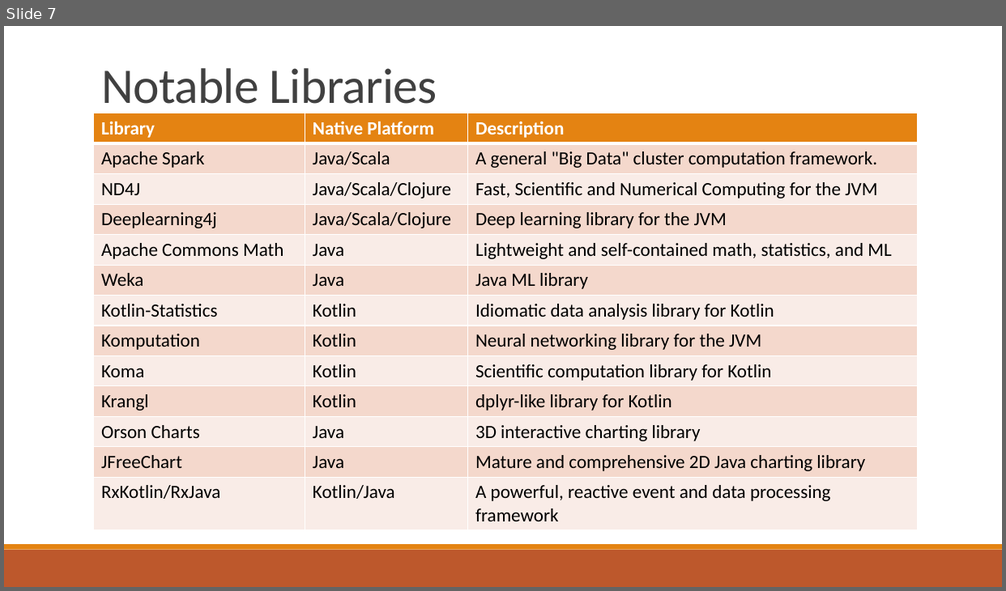
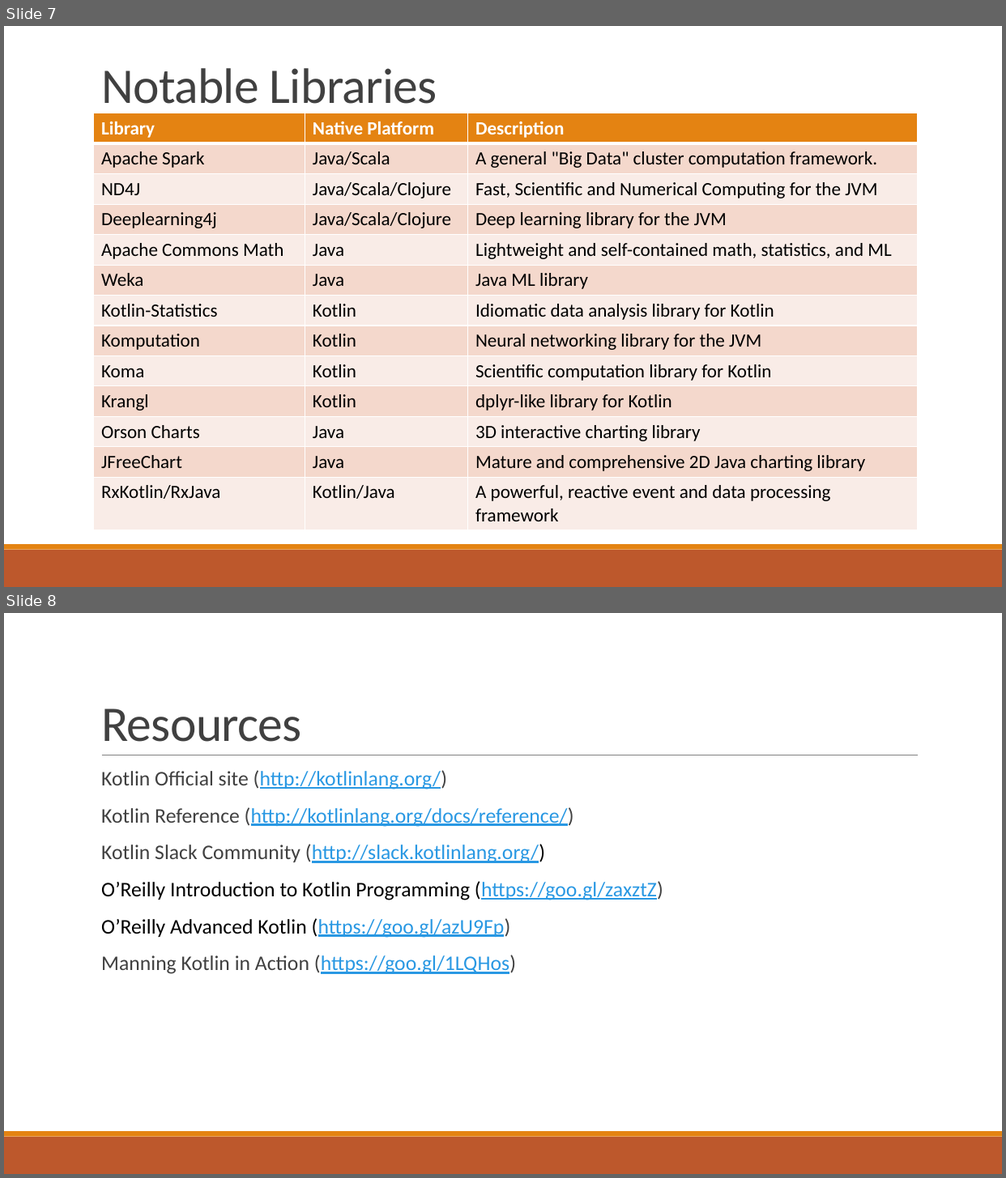
Before and after one commit to thomasnield/oreilly_kotlin_for_data_science, a slide deck: 2. Practical Data Modeling for Production with Kotlin/oreilly_practical_data_modeling_for_production_with_kotlin.pptx. Shown one above the other, each under a label of ours: slide 7 before the commit, slides 7 and 8 after it. The pictures are 1006x591 and 1006x1178 pixels, drawn with LibreOffice and Linux fonts; fonts in the diff are those of the drawing. Boxes give left, top, right and bottom in pixels: in the first picture for what was removed or moved away, otherwise in the second. Text is boxed around its words. In the diff, an @@ line names an element or a change of style, - is before the commit and + after.

```diff
--- a/2. Practical Data Modeling for Production with Kotlin/oreilly_practical_data_modeling_for_production_with_kotlin.pptx
+++ b/2. Practical Data Modeling for Production with Kotlin/oreilly_practical_data_modeling_for_production_with_kotlin.pptx
@@ slide 8 added at [4,613,1002,1174], background #FFFFFF; not listed: 3 template elements that a slide beside it also shows @@
@@ title added at [101,709,302,742], 48 pt, text #404040 @@
+Resources
@@ text added at [101,770,663,974], 20 pt, text #2998E3, underline @@
+  Kotlin Official site (http://kotlinlang.org/)
+  Kotlin Reference (http://kotlinlang.org/docs/reference/)
+  Kotlin Slack Community (http://slack.kotlinlang.org/)
+  O’Reilly Introduction to Kotlin Programming (https://goo.gl/zaxztZ)
+  O’Reilly Advanced Kotlin (https://goo.gl/azU9Fp)
+  Manning Kotlin in Action (https://goo.gl/1LQHos)
```
Also in this commit, not shown: 1 slide changed, 5 other files.
